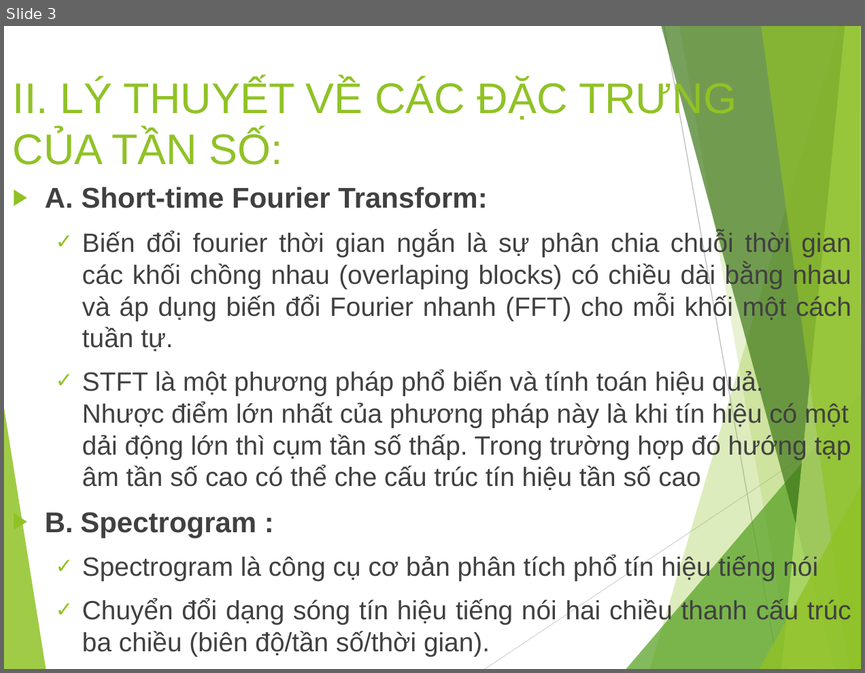
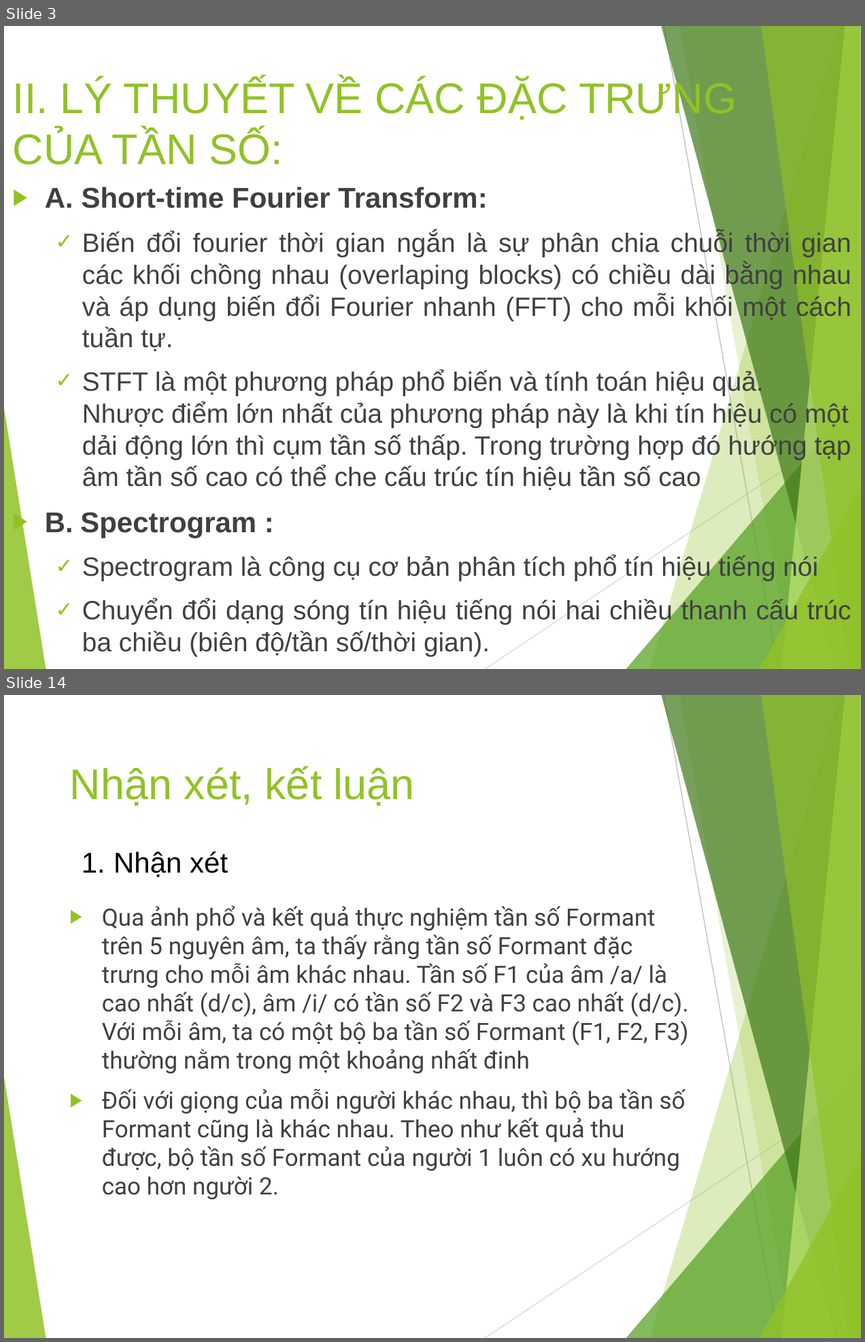
Before and after one commit to nhom-11-xlths/dE_02, a slide deck: SlideBaoCao.pptx. Shown one above the other, each under a label of ours: slide 3 before the commit, slides 3 and 14 after it; the slides between them are not shown. The pictures are 865x673 and 865x1342 pixels, drawn with LibreOffice and Linux fonts; fonts in the diff are those of the drawing. Boxes give left, top, right and bottom in pixels: in the first picture for what was removed or moved away, otherwise in the second. Text is boxed around its words. In the diff, an @@ line names an element or a change of style, - is before the commit and + after.

```diff
--- a/SlideBaoCao.pptx
+++ b/SlideBaoCao.pptx
@@ slide 14 added at [4, 695, 861, 1338], background #FFFFFF; not listed: 10 template elements that a slide beside it also shows @@
@@ title added at [70, 766, 415, 806], 36 pt, text #90C226 @@
+Nhận xét, kết luận
@@ text added at [113, 851, 228, 877], 24 pt, text #000000 @@
+1. Nhận xét
@@ text added at [102, 905, 689, 1200], 20 pt, text #404040 @@
+▶ Qua ảnh phổ và kết quả thực nghiệm tần số Formant trên 5 nguyên âm, ta thấy rằng tần số Formant đặc trưng cho mỗi âm khác nhau. Tần số F1 của âm /a/ là cao nhất (d/c), âm /i/ có tần số F2 và F3 cao nhất (d/c). Với mỗi âm, ta có một bộ ba tần số Formant (F1, F2, F3) thường nằm trong một khoảng nhất đinh
+▶ Đối với giọng của mỗi người khác nhau, thì bộ ba tần số Formant cũng là khác nhau. Theo như kết quả thu được, bộ tần số Formant của người 1 luôn có xu hướng cao hơn người 2.
```
Also in this commit, not shown: 3 slides changed, 10 other slides added.
